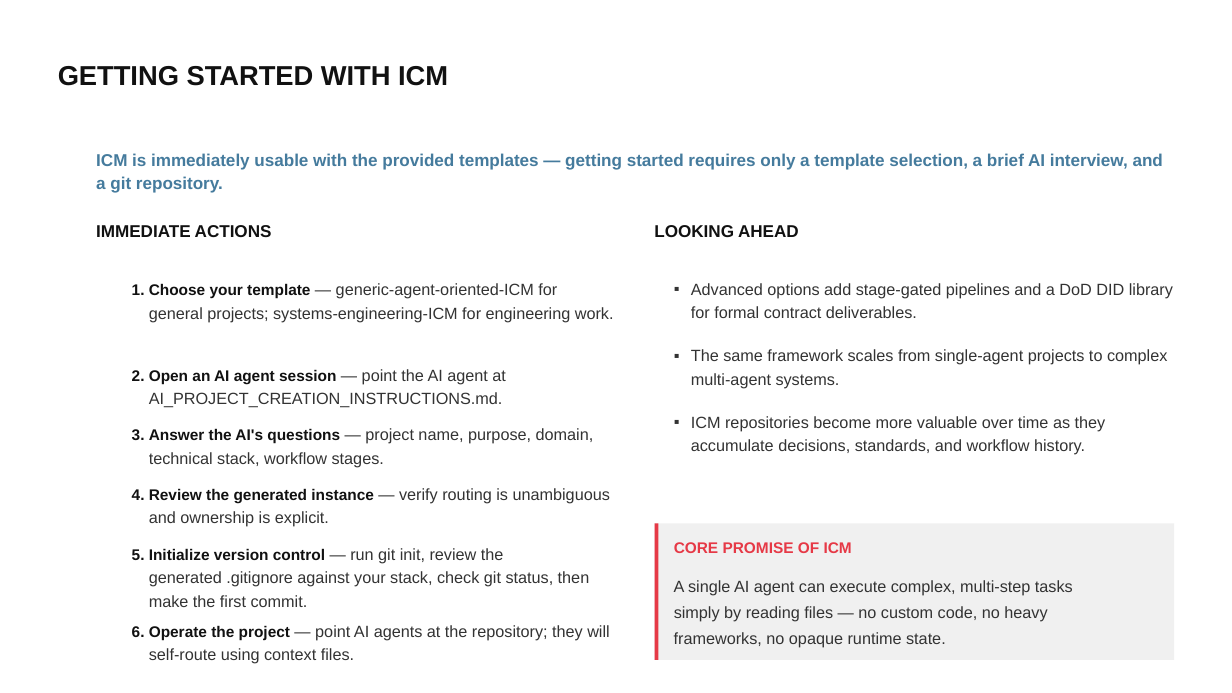
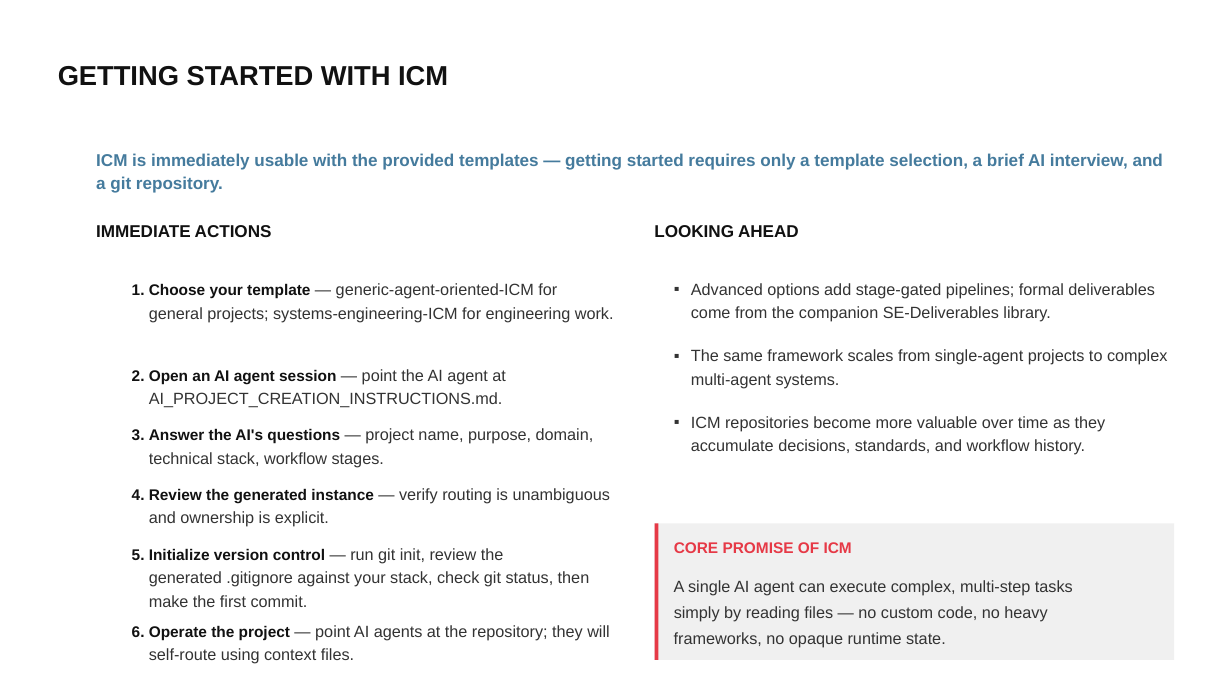
Before and after one commit to NathanForster/ICM, a slide deck: slide 13 of Interpretable_Context_Methodology_(ICM).pptx. Drawn at 1232x693 pixels with LibreOffice and Linux fonts; fonts in the diff are those of the drawing; background and template pictures are left out. Boxes give left, top, right and bottom in pixels: in the first picture for what was removed or moved away, otherwise in the second. Text is boxed around its words. In the diff, an @@ line names an element or a change of style, - is before the commit and + after.

```diff
--- a/Interpretable_Context_Methodology_(ICM).pptx
+++ b/Interpretable_Context_Methodology_(ICM).pptx
@@ text at <box>691,283,1155,322</box>: text changed @@
-▪ Advanced options add stage-gated pipelines and a DoD DID library for formal contract deliverables.
+▪ Advanced options add stage-gated pipelines; formal deliverables come from the companion SE-Deliverables library.
```
Also in this commit, not shown: 1 other slide changed, 3 other files.
